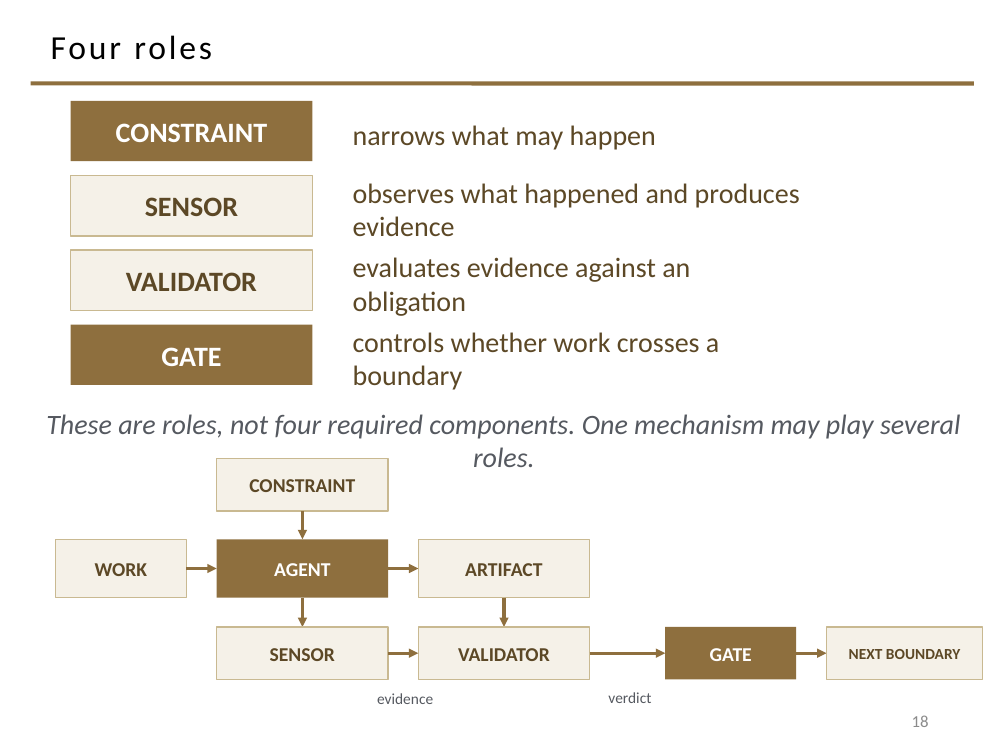
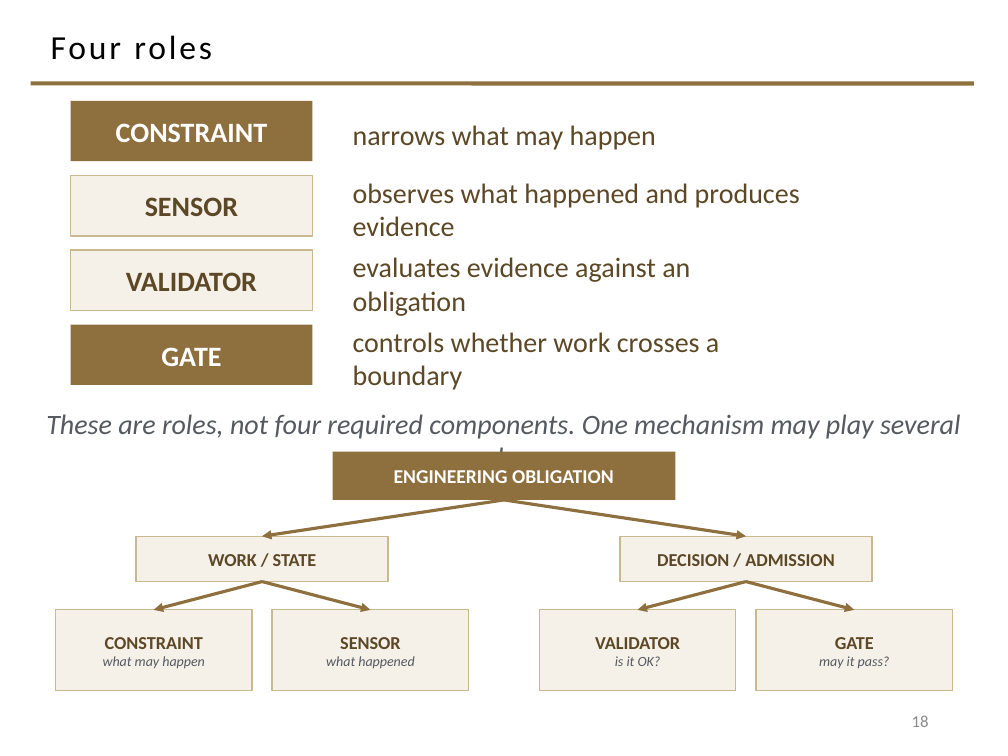
Before and after one commit to davisjam/model-based-agentic-software-engineering, a slide deck: slide 18 of course/lectures/act-2-delegation-and-control/03-alignment/2-3-Alignment.pptx. Drawn at 1008x756 pixels with LibreOffice and Linux fonts; fonts in the diff are those of the drawing; background and template pictures are left out. Boxes give left, top, right and bottom in pixels: in the first picture for what was removed or moved away, otherwise in the second. Text is boxed around its words. In the diff, an @@ line names an element or a change of style, - is before the commit and + after.

```diff
--- a/course/lectures/act-2-delegation-and-control/03-alignment/2-3-Alignment.pptx
+++ b/course/lectures/act-2-delegation-and-control/03-alignment/2-3-Alignment.pptx
@@ rectangle removed at [217,459,388,511] @@
-CONSTRAINT
@@ rectangle added at [333,452,675,500], fill #8E6F3E, 14 pt, text #FFFFFF, bold @@
+ENGINEERING OBLIGATION
@@ arrow moved from (302, 598) - (302, 627) to (504, 500) - (262, 536) @@
@@ arrow added from (504, 500) to (746, 536), #8E6F3E 2.25 pt @@
@@ rectangle "WORK / STATE": place and size @@
-rectangle "WORK / STATE" at [55,539,186,598]
+rectangle "WORK / STATE" at [136,536,388,582]
@@ rectangle removed at [217,539,388,598] @@
-AGENT
@@ rectangle removed at [418,539,590,598] @@
-ARTIFACT
@@ rectangle added at [620,536,872,582], fill #F5F1E8, outline #C9B991 1 pt, 13 pt, text #5C4826, bold @@
+DECISION / ADMISSION
@@ arrow removed from (186, 569) to (217, 569) @@
@@ text in rectangle at [208,554,316,566]: text changed; size 14 to 13 pt @@
-WORK
+WORK / STATE
@@ arrow removed from (388, 569) to (418, 569) @@
@@ arrow moved from (504, 598) - (504, 627) to (262, 582) - (153, 610) @@
@@ arrow moved from (302, 511) - (302, 539) to (262, 582) - (370, 610) @@
@@ arrow moved from (590, 653) - (665, 653) to (746, 582) - (638, 610) @@
@@ arrow moved from (796, 653) - (827, 653) to (746, 582) - (854, 610) @@
@@ rectangle added at [55,610,252,690], fill #F5F1E8, outline #C9B991 1 pt, 10 pt, text #555960, italic @@
+CONSTRAINT
+what may happen
@@ rectangle "SENSOR": place and size @@
-rectangle "SENSOR" at [217,627,388,679]
+rectangle "SENSOR" at [272,610,469,690]
@@ rectangle removed at [418,627,590,679] @@
-VALIDATOR
@@ rectangle added at [539,610,736,690], fill #F5F1E8, outline #C9B991 1 pt, 13 pt, text #5C4826, bold @@
+VALIDATOR
+is it OK?
@@ rectangle removed at [665,627,796,679] @@
-GATE
@@ rectangle added at [756,610,953,690], fill #F5F1E8, outline #C9B991 1 pt, 10 pt, text #555960, italic @@
+GATE
+may it pass?
@@ rectangle removed at [827,627,983,679] @@
-NEXT BOUNDARY
@@ text in rectangle at [326,656,414,669]: paragraph added @@
+what happened
@@ text in rectangle at [340,637,400,649]: size 14 to 13 pt in "SENSOR" @@
@@ arrow removed from (388, 653) to (418, 653) @@
@@ text removed at [377,693,433,704] @@
-evidence
@@ text removed at [608,692,651,703] @@
-verdict
```
